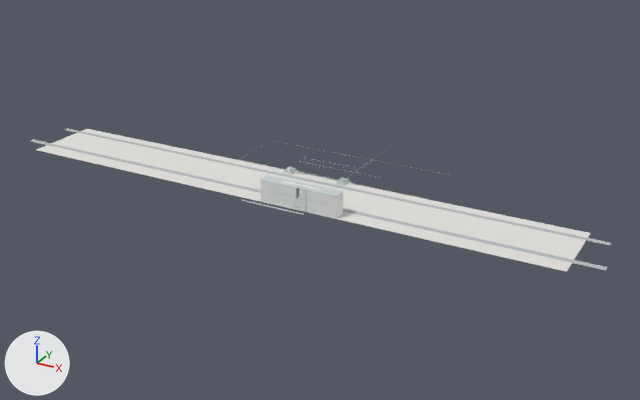
The glTF model examples/m1/assets/wastewater-plant/tiled/coarse/group-root-1-1-0-1-0.glb, before and after one commit.
Camera for both pictures: a 50 mm camera at (1123.0, -1500.0, 503.0) aimed at (530.0, -421.0, -37.0). Arrows for +X, +Y and +Z are at lower left; the lights stay in place. The picture after the commit comes second. Vertices at exactly the same position are counted once.

Names of what the first picture shows: 'render-batch-0', 'render-batch-11', 'render-batch-14' and 7 more.
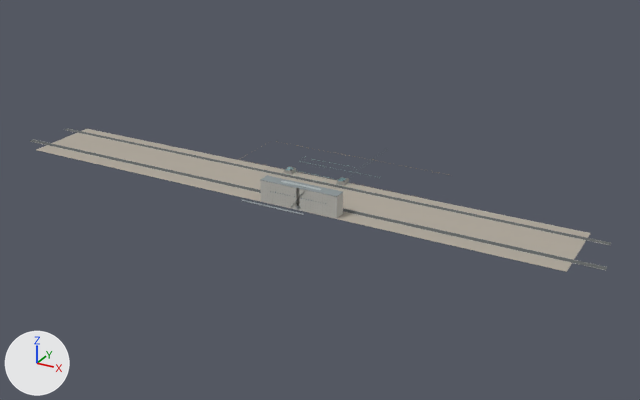
Where the change shows, as pixel boxes (x1, y1, x2, y2) in the pictures (640 x 400 px):
'render-batch-11', recoloured (light grey to grey)
    both: (36, 129, 591, 272)
'render-batch-0', recoloured
    both: (31, 129, 611, 270)
'render-batch-13', recoloured, reshaped (not visible before)
    after: (31, 129, 607, 270)
'render-batch-14', recoloured
    both: (33, 128, 607, 270)
part 1 of me_mesh_4, added
    after: (261, 175, 343, 197)
part 2 of me_mesh_13, cut back
    after: (260, 180, 343, 218)
part 3 of me_mesh_13, added
    after: (31, 129, 607, 270)

The edits, one by one:
Material 'Site.asphalt' (mat_site_asphalt) changes colour from grey #b4babc to dark grey #616565; in linear values from (0.457, 0.489, 0.502) to (0.12, 0.13, 0.13).
Material 'Site.concreteWarm' (mat_site_concretewarm) changes colour from light grey #e3e2dd to grey #afa89b; in linear values from (0.769, 0.759, 0.726) to (0.43, 0.39, 0.33).
Material 'Site.concreteLight' (mat_site_concretelight) changes colour from white #eceeed to light grey #c0bfb8; in linear values from (0.836, 0.855, 0.847) to (0.53, 0.52, 0.48).
me_mesh_4 is used by ob_render_batch_4; location (0.0, 0.0, 0.0).
me_mesh_4 had 224 vertices, 432 faces, 148 loose edges and spanned x 475.7..570.3, y -425.3..-424.7, z 5.9..6.5.
me_mesh_4 no longer uses material mat_equipment_equipment (light grey #c9d4d7).
me_mesh_4 now has 96 vertices, 188 faces and spans x 499.5..620.5, y -539.5..-520.5, z 32.3..32.6.
me_mesh_4 part 1: 96 vertices added at x 499.5..620.5, y -539.5..-520.5, z 32.3..32.6.
Other edits to the shape of me_mesh_4 do not show in these pictures.
me_mesh_4 gains material mat_site_roof (grey #8b9597).
me_mesh_13 is used by ob_render_batch_13; location (0.0, 0.0, 0.0).
me_mesh_13 had 3398 vertices, 6428 faces, 3597 loose edges and spanned x 474.4..575.6, y -431.7..-420.1, z 0.9..5.4.
me_mesh_13 no longer uses material mat_equipment_air (white #e8ebec).
me_mesh_13 now has 864 vertices, 1692 faces and spans x 30.0..970.0, y -539.1..-435.9, z 0.2..32.3.
me_mesh_13 part 2: 3398 vertices removed from x 474.4..575.6, y -431.7..-420.1, z 0.9..5.4; 480 vertices added at x 499.9..620.1, y -539.1..-520.9, z 0.3..32.3.
me_mesh_13 part 3: 384 vertices added at x 30.0..970.0, y -514.6..-435.9, z 0.2..0.4.
me_mesh_13 gains material mat_site_concretelight (light grey #c0bfb8).
